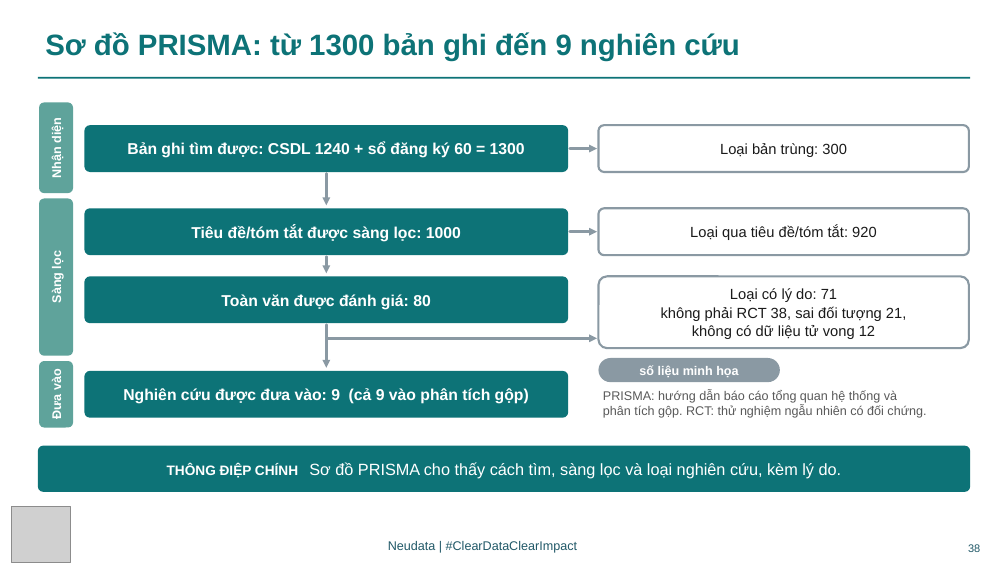
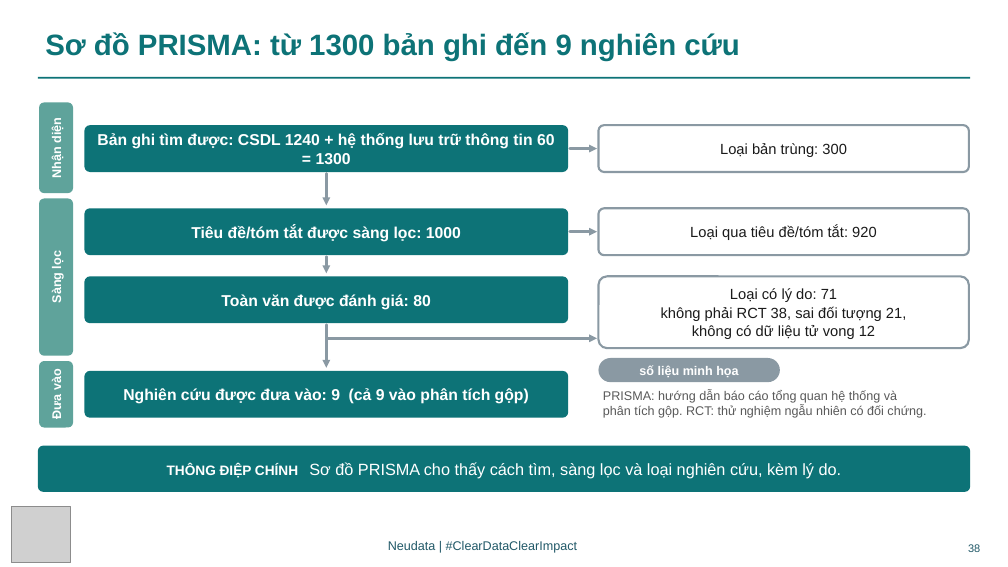
Before and after one commit to neu-data/FoundationsofClinicalResearch, a slide deck: slide 38 of vi/files/slides/Session_4_VN.pptx. Drawn at 1008x567 pixels with LibreOffice and Linux fonts; fonts in the diff are those of the drawing; grey boxes stand for pictures. Boxes give left, top, right and bottom in pixels: in the first picture for what was removed or moved away, otherwise in the second. Text is boxed around its words. In the diff, an @@ line names an element or a change of style, - is before the commit and + after.

Commit message:
Rebuild site for course v3.15 (registry wording, Lectures 3 to 5 fixes)

```diff
--- a/vi/files/slides/Session_4_VN.pptx
+++ b/vi/files/slides/Session_4_VN.pptx
@@ text in rounded rectangle at (97, 133, 555, 164): text changed @@
-Bản ghi tìm được: CSDL 1240 + sổ đăng ký 60 = 1300
+Bản ghi tìm được: CSDL 1240 + hệ thống lưu trữ thông tin 60 = 1300
```
Also in this commit, not shown: 5 other slides changed, 44 other files.
